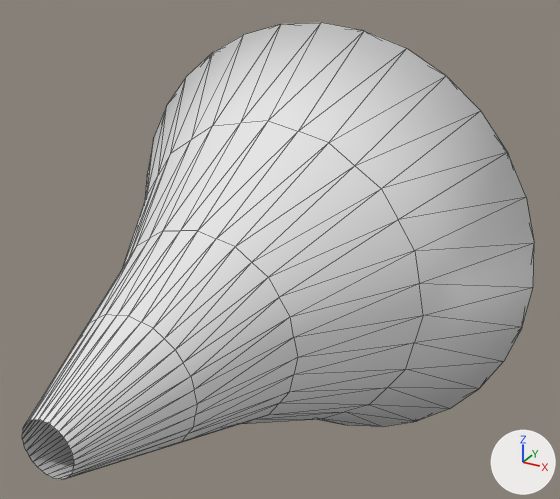
Renders of the glTF model frontend/public/tail3.glb from each side of a commit.
Rendered twice from a 50 mm lens placed at (3.69, -3.1, 3.6), pointed at (0.42, 2.84, 0.62). The axes (+X, +Y, +Z) are drawn at lower right. The lights are the same throughout. The picture after the commit comes second. Mesh edges are drawn as thin lines. Vertices at exactly the same position are counted once.

Names of what the first picture shows: 'Tail3'.
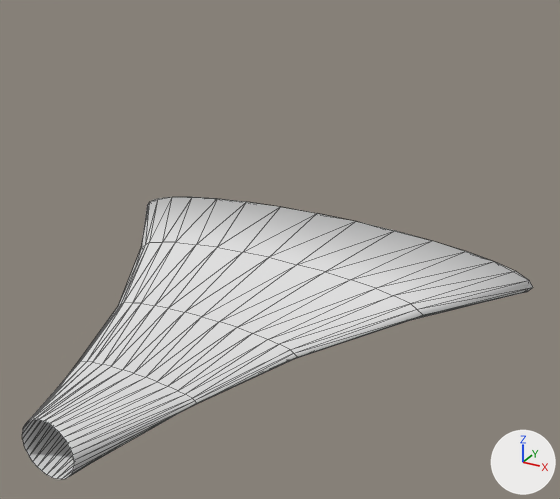
Diff of the bpy script that builds the scene:
```diff
--- a/frontend/public/tail3.glb.py
+++ b/frontend/public/tail3.glb.py
@@ me_tailmesh3_001 @@
 # used by ob_tail3; location = (0.0, 0.0, 0.0)
-me_tailmesh3_001.from_pydata(...)  # 160 vertices, 286 faces; spans x -2.5..2.5, y 0.1..4.5, z -2.5..2.5
+me_tailmesh3_001.from_pydata(...)  # 160 vertices, 286 faces; spans x -2.5..2.5, y 0.1..4.5, z -0.35..0.35
+# me_tailmesh3_001 part 1: all 30 vertices in x -2.45..2.45, y 4.5, z -2.5..2.5 are scaled about their middle by (1, 1, 0.142)
+# me_tailmesh3_001 part 2: all 30 vertices in x -1.64..1.64, y 3.36, z -1.7..1.7 are scaled about their middle by (1, 1, 0.142)
+# me_tailmesh3_001 part 3: all 30 vertices in x -0.6..0.6, y 1.1, z -0.62..0.62 are scaled about their middle by (1, 1, 0.142)
+# me_tailmesh3_001 part 4: all 30 vertices in x -0.96..0.96, y 2.1, z -1.0..1.0 are scaled about their middle by (1, 1, 0.142)
 me_tailmesh3_001.materials.append(mat_tailmaterial)
```

Location of each change, [x1, y1, x2, y2] in pixels of the pictures (560 x 499 px; the box of a moved part takes in the faces that stretch with it):
'Tail3', reshaped (38% shorter)
    before: [22, 23, 534, 479]
    after: [22, 197, 533, 479]
part 1 of me_tailmesh3_001, moved or reshaped
    before: [425, 287, 533, 327]
    after: [142, 203, 533, 314]
part 2 of me_tailmesh3_001, moved or reshaped
    before: [145, 23, 534, 427]
    after: [120, 197, 533, 324]
part 3 of me_tailmesh3_001, moved or reshaped
    before: [22, 314, 296, 479]
    after: [22, 315, 197, 479]
part 4 of me_tailmesh3_001, moved or reshaped
    before: [89, 121, 423, 442]
    after: [80, 242, 422, 404]
